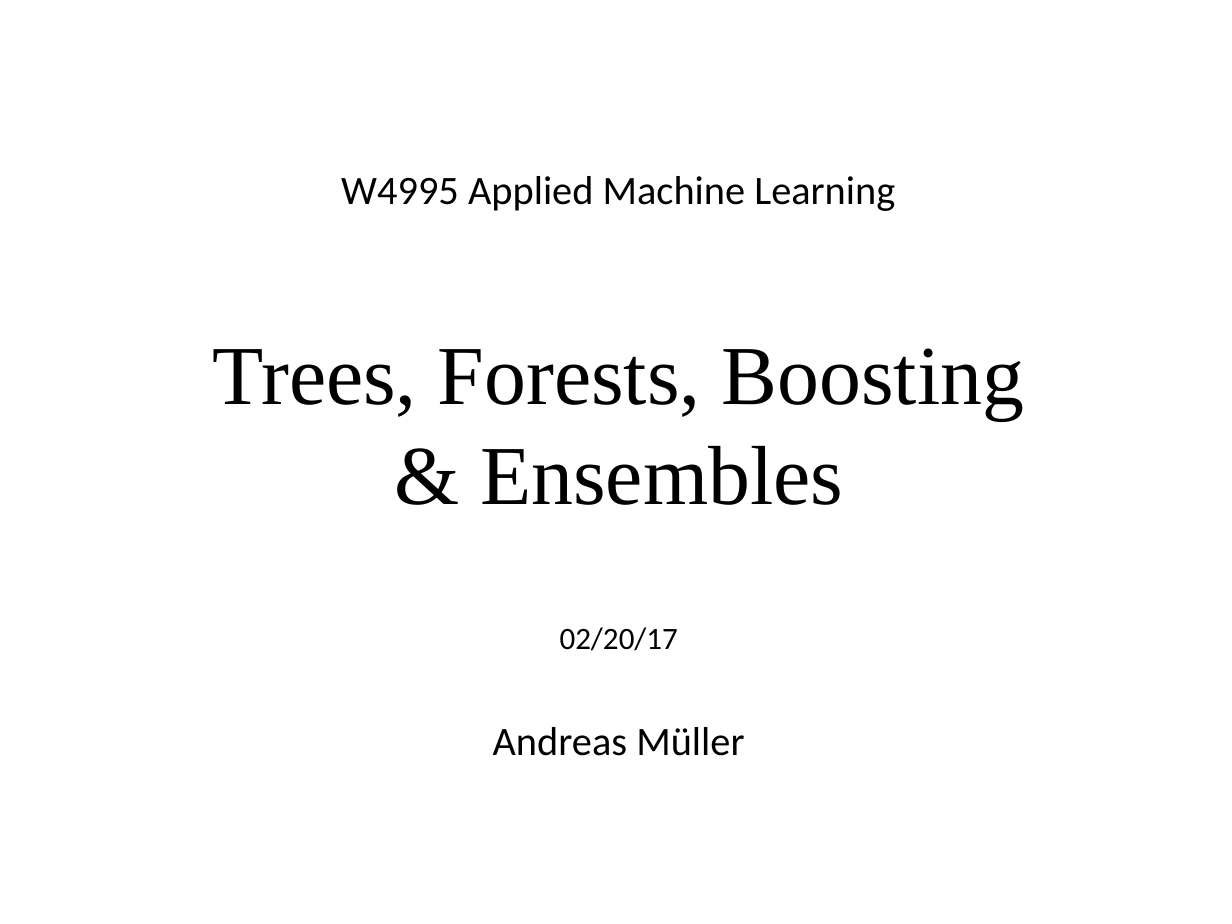
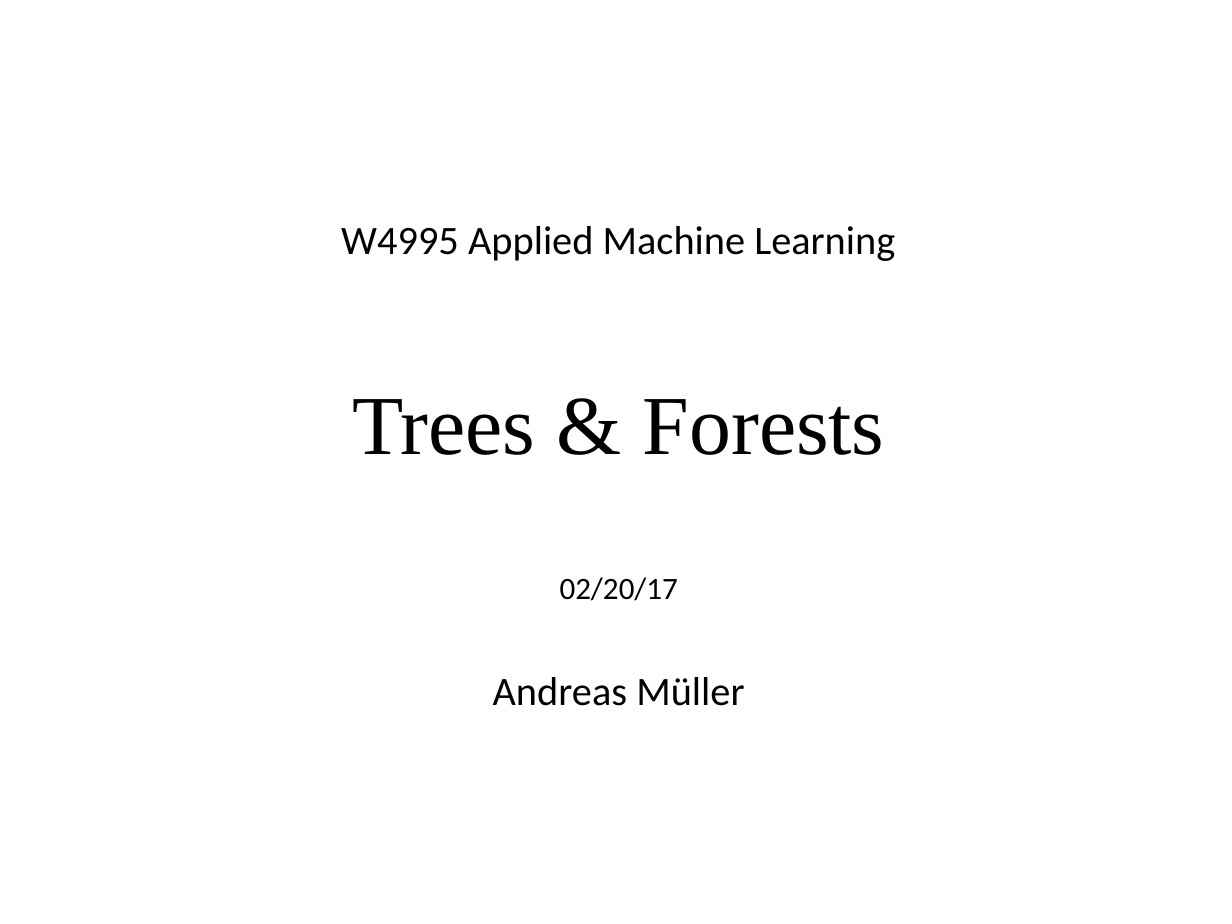
Before and after one commit to amueller/applied_ml_spring_2017, a slide deck: slide 1 of slides/aml-10-022017.odp. Drawn at 1232x924 pixels with LibreOffice and Linux fonts; fonts in the diff are those of the drawing. Boxes give left, top, right and bottom in pixels: in the first picture for what was removed or moved away, otherwise in the second. Text is boxed around its words. In the diff, an @@ line names an element or a change of style, - is before the commit and + after.

Commit message:
make slides for 10 stop after random forests, start slides for 11. Don't move notebook stuff for stacking and boosting.

```diff
--- a/slides/aml-10-022017.odp
+++ b/slides/aml-10-022017.odp
@@ text at box(353, 399, 885, 455): text changed @@
-Trees, Forests, Boosting
-& Ensembles
+Trees & Forests
```
Also in this commit, not shown: 18 slides removed, 3 other files.
